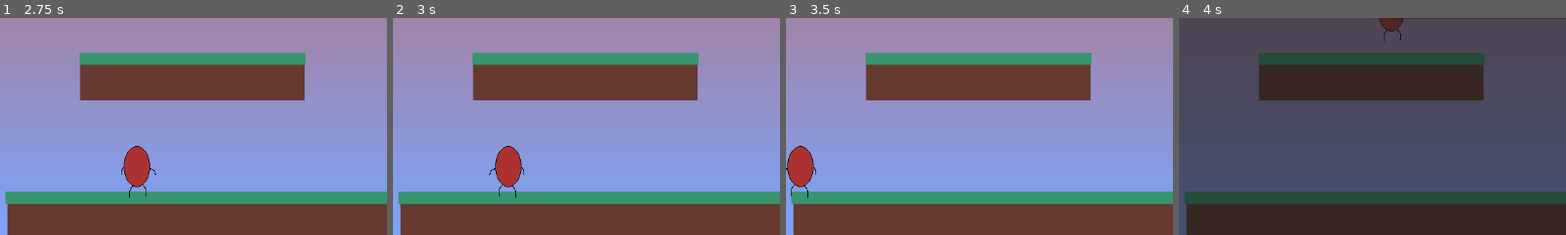
Above: before the commit, frames 1-4 (left to right).
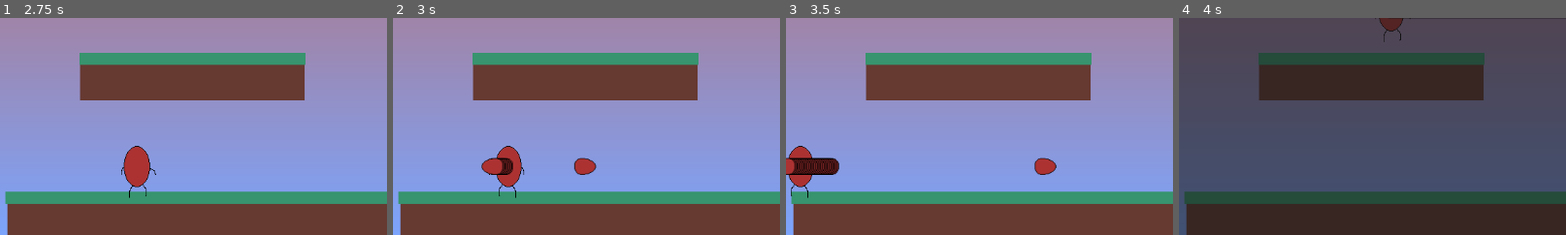
Above: after the commit, the same moments.

Repository: williammartinek22/PlatformFighter
Game: Godot game, scene res://main_scene.tscn
The game is run twice, just before and just after one commit, with the same random seed, the same clock (stepped at 60 frames per second) and the same inputs.
Inputs:
- Up to frame 1 (2.75 s): tap Enter (ui_accept) at 0.5, 0.77, 2.27 s; hold Right (ui_right) 0.53-1.25 s; hold C (C) 0.53-1.25 s; tap Z (Z) at 0.8, 2.1 s; click "HOST A GAME" at 1.25 s; hold Right (ui_right) from 2.03 s (still down); tap C (C) at 2.3 s
- Up to frame 2 (3 s): release Right (ui_right) at 2.78 s; hold Left (ui_left) from 2.78 s (still down); hold C (C) from 2.78 s (still down)
- Up to frame 3 (3.5 s): keep holding Left (ui_left); keep holding C (C); tap Z (Z) at 3.05 s
- Up to frame 4 (4 s): release Left (ui_left) at 3.53 s; release C (C) at 3.53 s; hold Right (ui_right) from 3.53 s (still down); tap R (R) at 3.6 s; tap Enter (ui_accept) at 3.77 s; tap C (C) at 3.8 s
The pictures show only the part of the screen within x 0-50%, y 48-98%; the shares and areas given below are measured in that part.

Frame 1 is identical in both runs. In frame 2, 0.9% of the frame differs, in the area x 22-53%, y 64-73%; in frame 3, 1.4%, in the area x 0-70%, y 64-73%; in frame 4, nothing differs.

Commit message:
Integrated up and down attacks

Diff:
--- a/Multiplayer/MultiplayerController.gd
+++ b/Multiplayer/MultiplayerController.gd
@@ -17,6 +17,8 @@
 var do_guard = false
 var do_crouch = false
 var _is_on_floor = true
+
+var egg = preload("res://egg_projectile.tscn")
 
 @export var player_id = 1:
 	set(id):
@@ -39,8 +41,6 @@
 		frame = 0
 	elif velocity.x != 0:
 		velocity = velocity.lerp(Vector2.ZERO,throwFactor/10)
-
-	print("OKKKKK")
 
 	if do_jump:
 		do_jump = false
@@ -100,15 +100,32 @@
 
 func attack(input_up,input_down,input_c):
 	$AudioStreamPlayer.play(0.0)
-	if input_down and not is_on_floor():
-		frame = 5
-		$Attacks/DownAttack.disabled = false
-	elif input_up:
-		frame = 6
-		$Attacks/UpAttack.disabled = false
+	if input_up:
+		if input_c:
+			frame = 7
+			$Attacks/UpPower.disabled = false
+		else:
+			frame = 6
+			$Attacks/UpAttack.disabled = false
+	elif input_down:
+		if input_c:
+			frame = 9
+			$Attacks/DownPower.disabled = false
+		elif not is_on_floor():
+			frame = 5
+			$Attacks/DownAttack.disabled = false
 	else:
-		frame = 3
-		$Attacks/Neutral.disabled = false
+		print("ATTACKA")
+		if input_c:
+			print("SHOOT EGG")
+			var eggInst = egg.instantiate()
+			get_tree().root.add_child(eggInst)
+			eggInst.direction = transform.x.x
+			eggInst.position = Vector2(position.x + (20 * eggInst.direction), position.y)
+		else:
+			frame = 3
+			$Attacks/Neutral.disabled = false
+
 	await get_tree().create_timer(0.5).timeout
 	frame = 0
 	#disable any hitboxes
--- a/Multiplayer/MultiplayerInput.gd
+++ b/Multiplayer/MultiplayerInput.gd
@@ -21,8 +21,8 @@
 	if Input.is_action_just_pressed("ui_accept"):
 		jump.rpc()
 
-	if Input.is_action_just_pressed("Z") and player.get_node("Attacks/Neutral").disabled == true:
-		attack.rpc(Input.is_action_pressed("ui_down"),Input.is_action_pressed("ui_up"))
+	if (Input.is_action_just_pressed("Z") or Input.is_action_pressed("C")) and player.get_node("Attacks/Neutral").disabled == true:
+		attack.rpc(Input.is_action_pressed("ui_down"),Input.is_action_pressed("ui_up"),Input.is_action_pressed("C"))
 
 	if Input.is_action_just_pressed("X"):
 		guard.rpc()
@@ -38,9 +38,9 @@
 		player.do_jump = true
 
 @rpc("call_local")
-func attack(attack_down,attack_up):
+func attack(attack_down,attack_up,attack_c):
 	if multiplayer.is_server():
-		player.attack(attack_up,attack_down,false)
+		player.attack(attack_up,attack_down,attack_c)
 
 @rpc("call_local")
 func crouch():
--- a/Multiplayer/multiplayer_player.tscn
+++ b/Multiplayer/multiplayer_player.tscn
@@ -71,7 +71,7 @@
 position = Vector2(-2, 0)
 texture = ExtResource("2_ho3no")
 hframes = 11
-frame = 9
+frame = 7
 
 [node name="CollisionShape2D" type="CollisionShape2D" parent="."]
 position = Vector2(0, 8)
